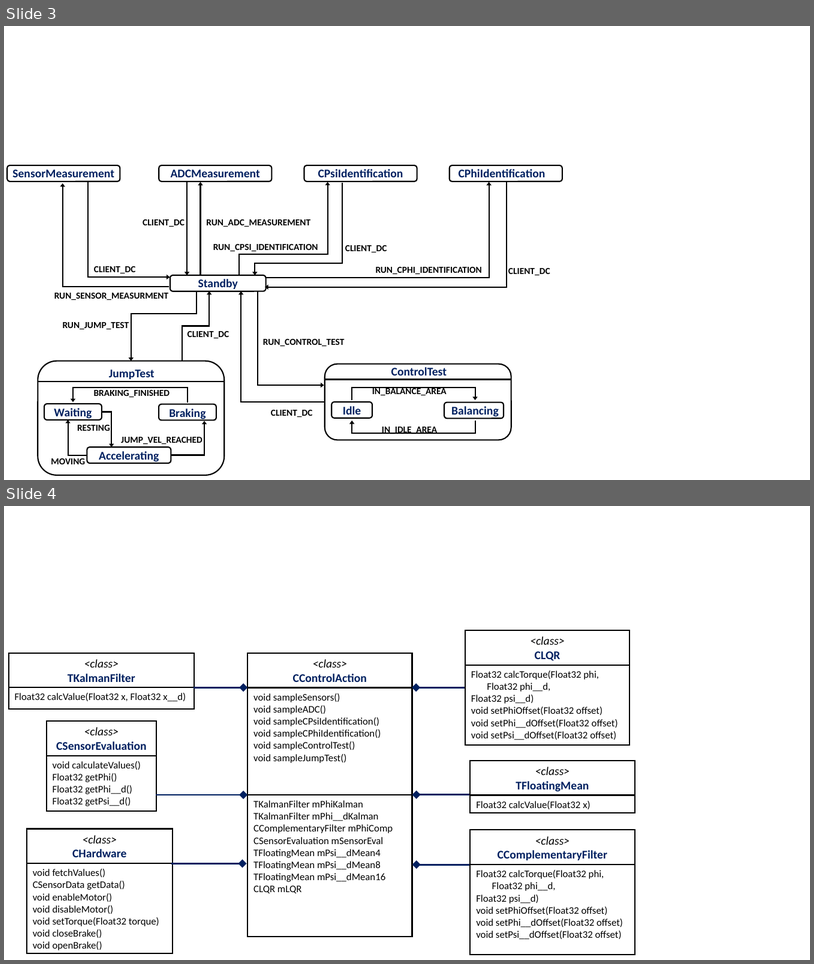
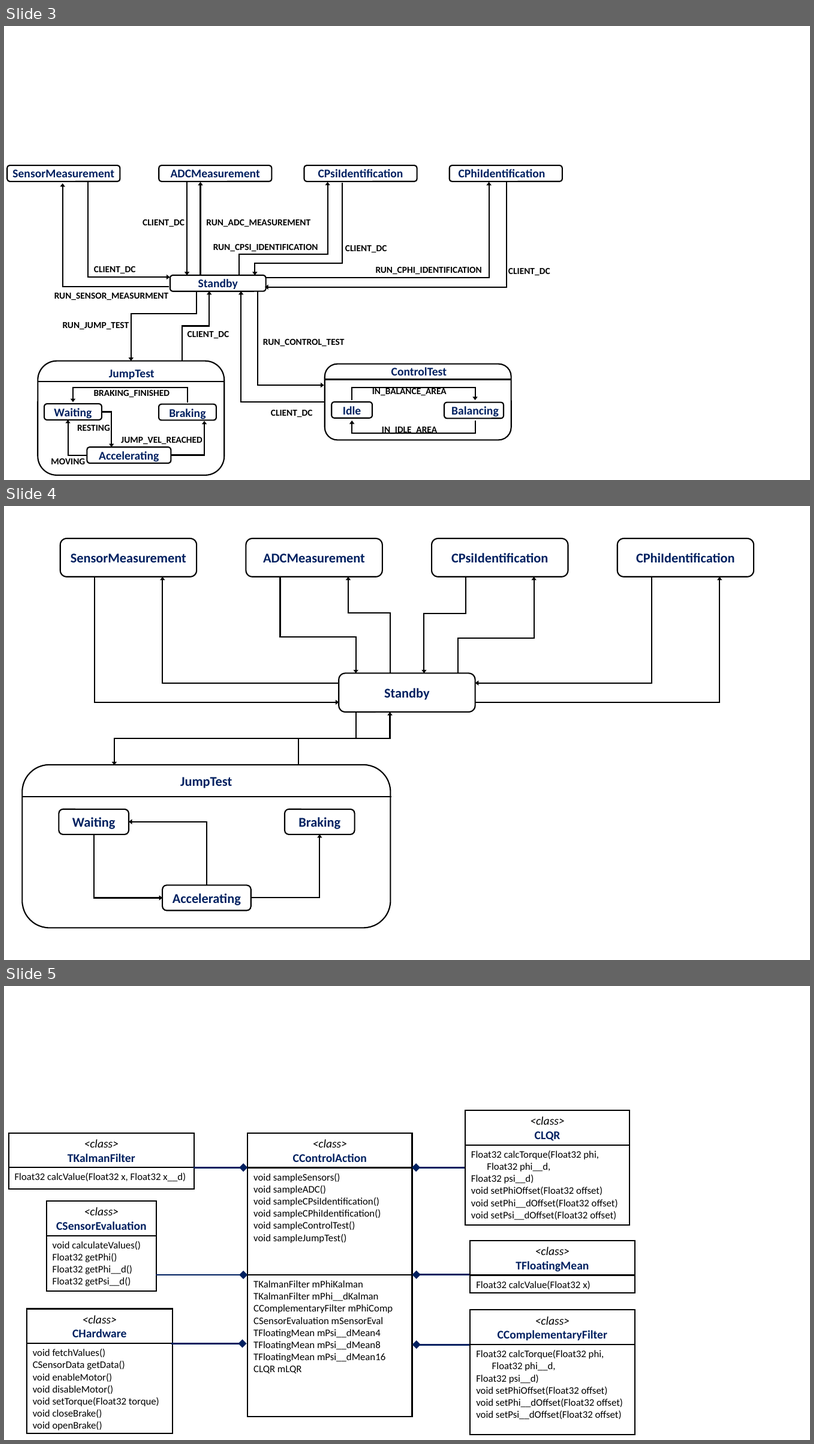
Before and after one commit to HSKA-CuBa/CuBa_git, a slide deck: 1_Dokumentation/Zeichnungen/SW_Doku.pptx. Shown one above the other, each under a label of ours: slides 3 and 4 before the commit, slides 3, 4 and 5 after it. The pictures are 814x964 and 814x1444 pixels, drawn with LibreOffice and Linux fonts; fonts in the diff are those of the drawing. Boxes give left, top, right and bottom in pixels: in the first picture for what was removed or moved away, otherwise in the second. Text is boxed around its words. In the diff, an @@ line names an element or a change of style, - is before the commit and + after.

```diff
--- a/1_Dokumentation/Zeichnungen/SW_Doku.pptx
+++ b/1_Dokumentation/Zeichnungen/SW_Doku.pptx
@@ slide 4 added at (4,506,810,960), background #FFFFFF @@
@@ rounded rectangle added at (60,538,129,577), fill #FFFFFF @@
@@ rounded rectangle added at (60,538,197,577), fill #FFFFFF, outline #000000 1.5 pt, 16 pt, text #002060, bold @@
+SensorMeasurement
@@ rounded rectangle added at (129,538,197,577), fill #FFFFFF @@
@@ rounded rectangle added at (246,538,314,577), fill #FFFFFF @@
@@ rounded rectangle added at (246,538,383,577), fill #FFFFFF, outline #000000 1.5 pt, 16 pt, text #002060, bold @@
+ADCMeasurement
@@ rounded rectangle added at (314,538,383,577), fill #FFFFFF @@
@@ rounded rectangle added at (432,538,500,577), fill #FFFFFF @@
@@ rounded rectangle added at (432,538,569,577), fill #FFFFFF, outline #000000 1.5 pt, 16 pt, text #002060, bold @@
+CPsiIdentification
@@ rounded rectangle added at (500,538,569,577), fill #FFFFFF @@
@@ rounded rectangle added at (618,538,686,577), fill #FFFFFF @@
@@ rounded rectangle added at (618,538,755,577), fill #FFFFFF, outline #000000 1.5 pt, 16 pt, text #002060, bold @@
+CPhiIdentification
@@ rounded rectangle added at (686,538,754,577), fill #FFFFFF @@
@@ elbow arrow added from (95, 577) to (339, 702), #000000 1.5 pt @@
@@ elbow arrow added from (339, 682) to (162, 577), #000000 1.5 pt @@
@@ elbow arrow added from (281, 577) to (356, 673), #000000 1.5 pt @@
@@ elbow arrow added from (390, 673) to (348, 577), #000000 1.5 pt @@
@@ elbow arrow added from (466, 577) to (425, 673), #000000 1.5 pt @@
@@ elbow arrow added from (458, 673) to (534, 577), #000000 1.5 pt @@
@@ elbow arrow added from (475, 702) to (720, 577), #000000 1.5 pt @@
@@ elbow arrow added from (652, 577) to (475, 682), #000000 1.5 pt @@
@@ rounded rectangle added at (339,673,476,712), fill #FFFFFF, outline #000000 1.5 pt, 16 pt, text #002060, bold @@
+Standby
@@ elbow arrow added from (356, 712) to (114, 765), #000000 1.5 pt @@
@@ elbow arrow added from (299, 765) to (390, 712), #000000 1.5 pt @@
@@ group added at (22,765,392,928): 10 rounded rectangles, 3 elbow arrows, 1 line, 1 text @@
+JumpTest
+Waiting
+Braking
+Accelerating
@@ what was slide 4 is now slide 5 @@
```
Also in this commit, not shown: 36 other files.
